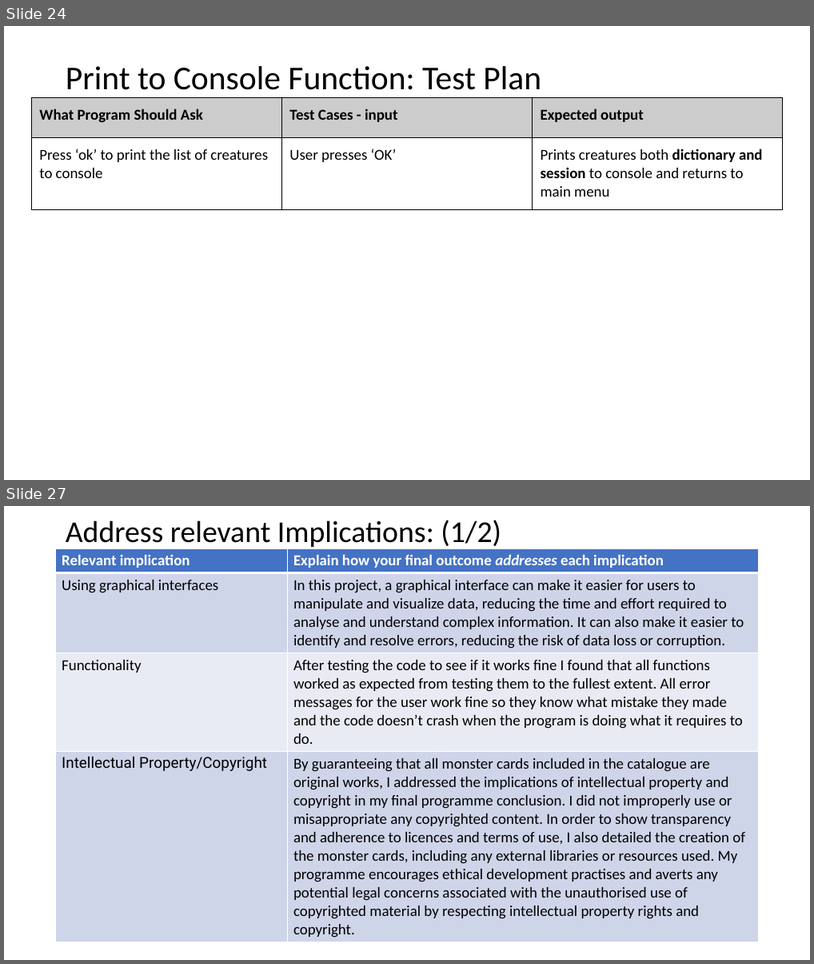
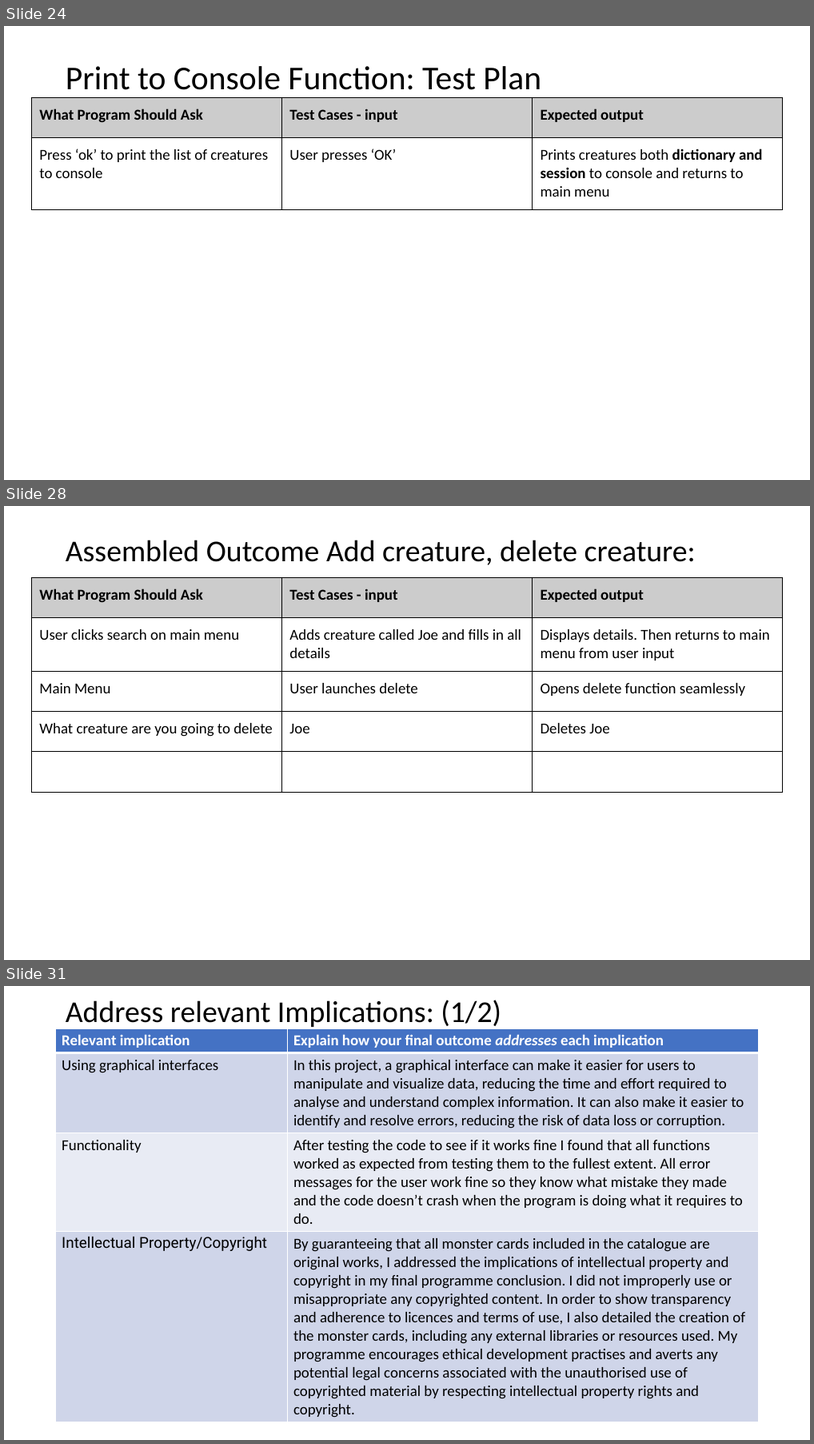
Before and after one commit to Jaxku/Assessment---Monster-Cards, a slide deck: 2.7 and 2.8 Documentation Template.pptx. Shown one above the other, each under a label of ours: slides 24 and 27 before the commit, slides 24, 28 and 31 after it; the slides between them are not shown. The pictures are 814x964 and 814x1444 pixels, drawn with LibreOffice and Linux fonts; fonts in the diff are those of the drawing. Boxes give left, top, right and bottom in pixels: in the first picture for what was removed or moved away, otherwise in the second. Text is boxed around its words. In the diff, an @@ line names an element or a change of style, - is before the commit and + after.

```diff
--- a/2.7 and 2.8 Documentation Template.pptx
+++ b/2.7 and 2.8 Documentation Template.pptx
@@ slide 28 added at <box>4,506,810,960</box>, background #FFFFFF @@
@@ title added at <box>66,540,696,565</box>, 36 pt, text #000000 @@
+Assembled Outcome Add creature, delete creature:
@@ table added at <box>31,577,782,791</box>, 5 rows, 3 columns @@
+What Program Should Ask | Test Cases - input | Expected output
+User clicks search on main menu | Adds creature called Joe and fills in all details | Displays details. Then returns to main menu from user input
+Main Menu | User launches delete | Opens delete function seamlessly
+What creature are you going to delete | Joe | Deletes Joe
+ |  | 
@@ what was slide 27 is now slide 31 @@
```
Also in this commit, not shown: 3 slides changed, 8 other slides added, 2 slides removed, 1 other file.
